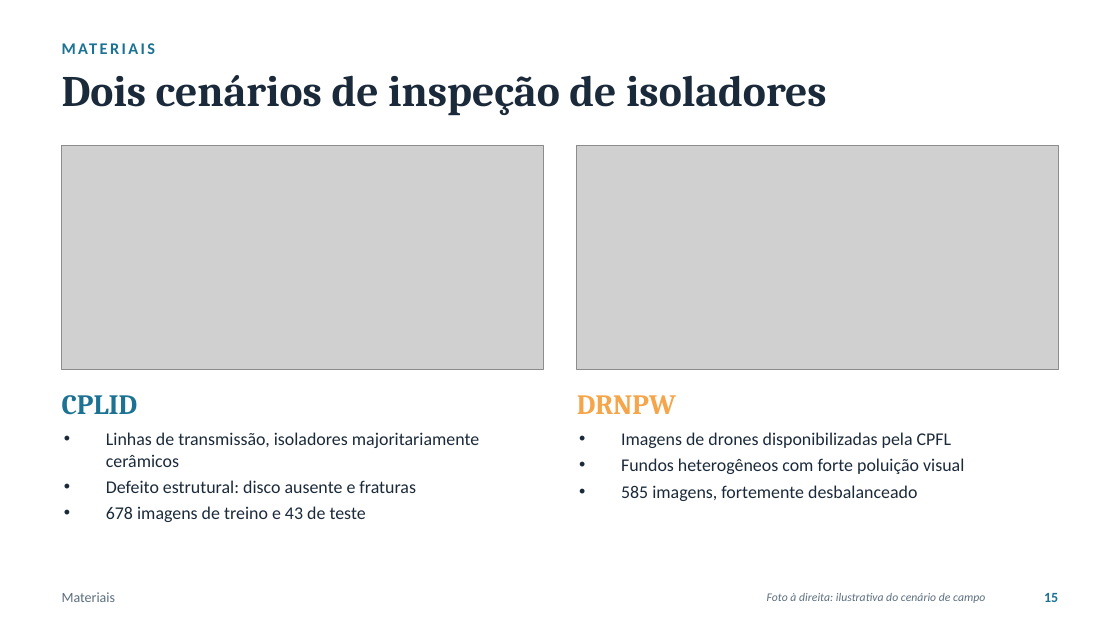
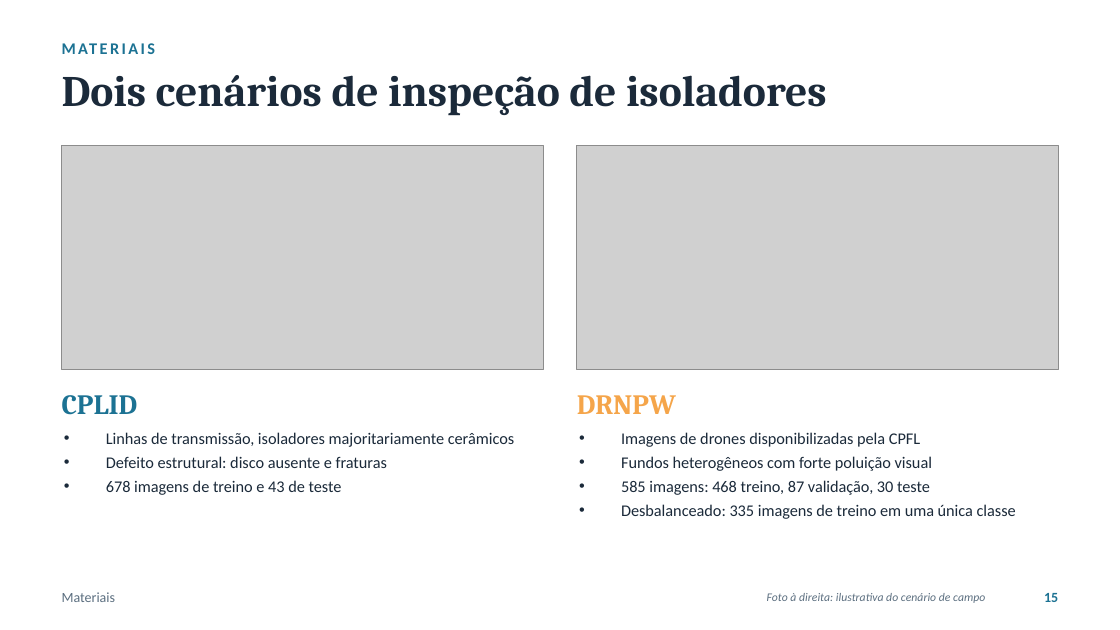
Before and after one commit to luanws/masters-thesis, a slide deck: slide 15 of presentation/defesa.pptx. Drawn at 1120x630 pixels with LibreOffice and Linux fonts; fonts in the diff are those of the drawing; grey boxes stand for pictures. Boxes give left, top, right and bottom in pixels: in the first picture for what was removed or moved away, otherwise in the second. Text is boxed around its words. In the diff, an @@ line names an element or a change of style, - is before the commit and + after.

```diff
--- a/presentation/defesa.pptx
+++ b/presentation/defesa.pptx
@@ text "Linhas de transmissão, isoladores majoritariamente ..." at (x1=106, y1=432, x2=514, y2=495): size 11.5 to 10.5 pt @@
@@ text at (x1=621, y1=432, x2=932, y2=471): size 11.5 to 10.5 pt in "Imagens de drones disponibilizadas pela CPFL", "Fundos heterogêneos com forte poluição visual" @@
@@ text at (x1=621, y1=480, x2=1016, y2=519): text changed; size 11.5 to 10.5 pt @@
-• 585 imagens, fortemente desbalanceado
+• 585 imagens: 468 treino, 87 validação, 30 teste
+• Desbalanceado: 335 imagens de treino em uma única classe
```
Also in this commit, not shown: 2 other slides changed, 5 other files.
